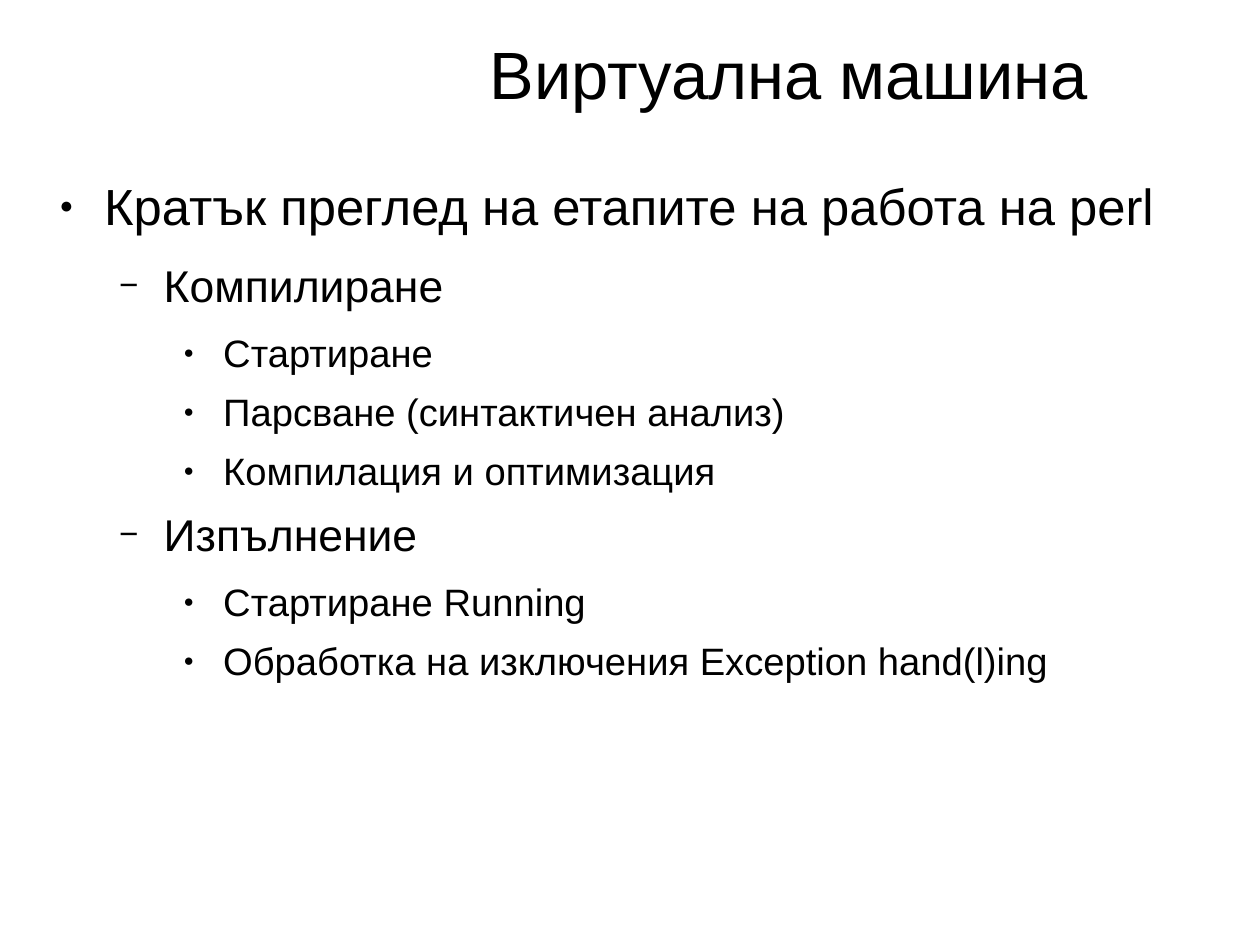
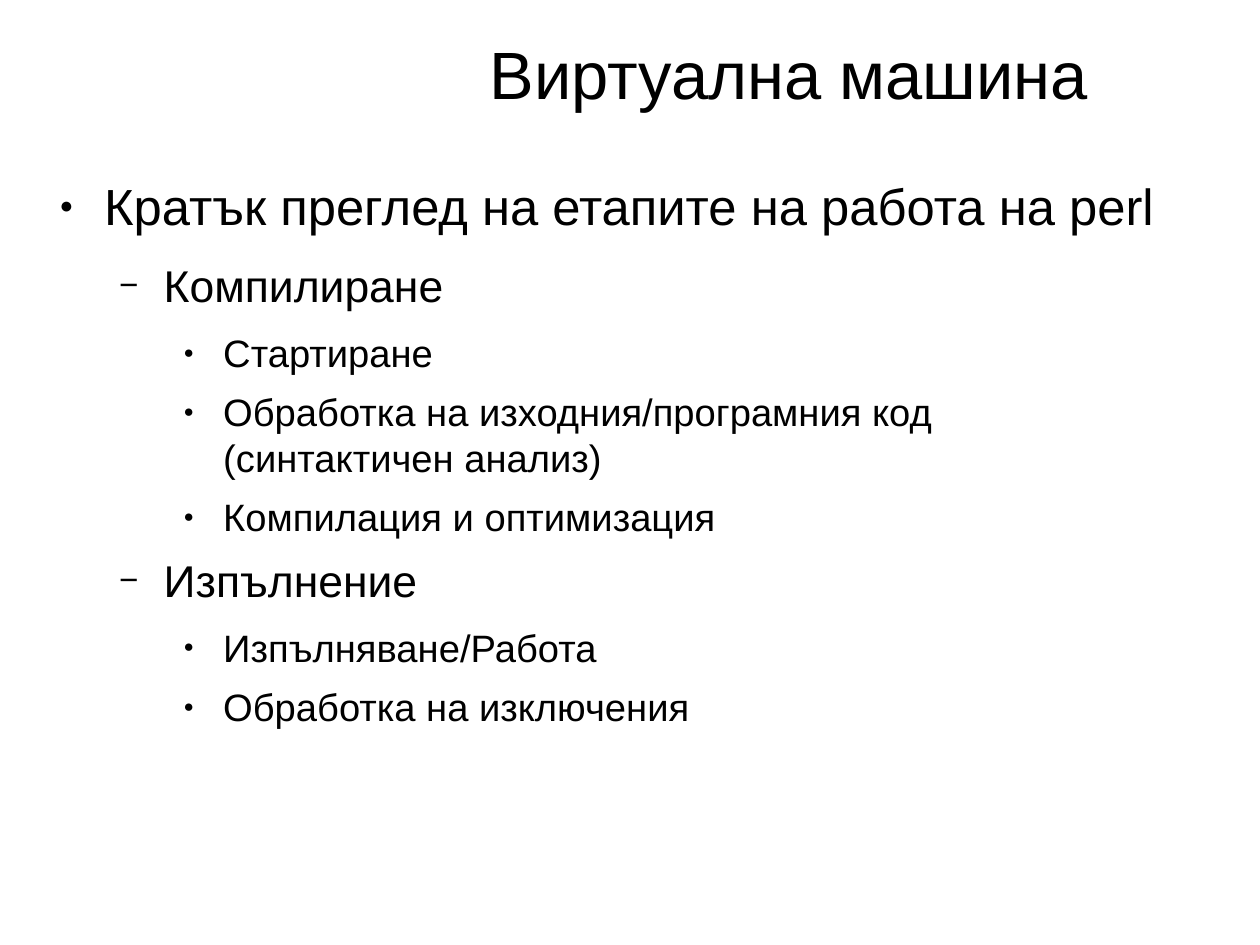
Before and after one commit to kberov/PerlProgrammingCourse, a slide deck: slide 10 of 01_intro_bg.odp. Drawn at 1260x945 pixels with LibreOffice and Linux fonts; fonts in the diff are those of the drawing; background and template pictures are left out. Boxes give left, top, right and bottom in pixels: in the first picture for what was removed or moved away, otherwise in the second. Text is boxed around its words. In the diff, an @@ line names an element or a change of style, - is before the commit and + after.

```diff
--- a/01_intro_bg.odp
+++ b/01_intro_bg.odp
@@ text at (x1=223, y1=398, x2=932, y2=480): text changed @@
-    ● Парсване (синтактичен анализ)
+    ● Обработка на изходния/програмния код
+      (синтактичен анализ)
@@ text at (x1=223, y1=634, x2=689, y2=729): text changed @@
-    ● Стартиране Running
-    ● Обработка на изключения Exception hand(l)ing
+    ● Изпълняване/Работа
+    ● Обработка на изключения
```
Also in this commit, not shown: 13 other slides changed, 1 slide added, 1 slide removed, 1 other file.
